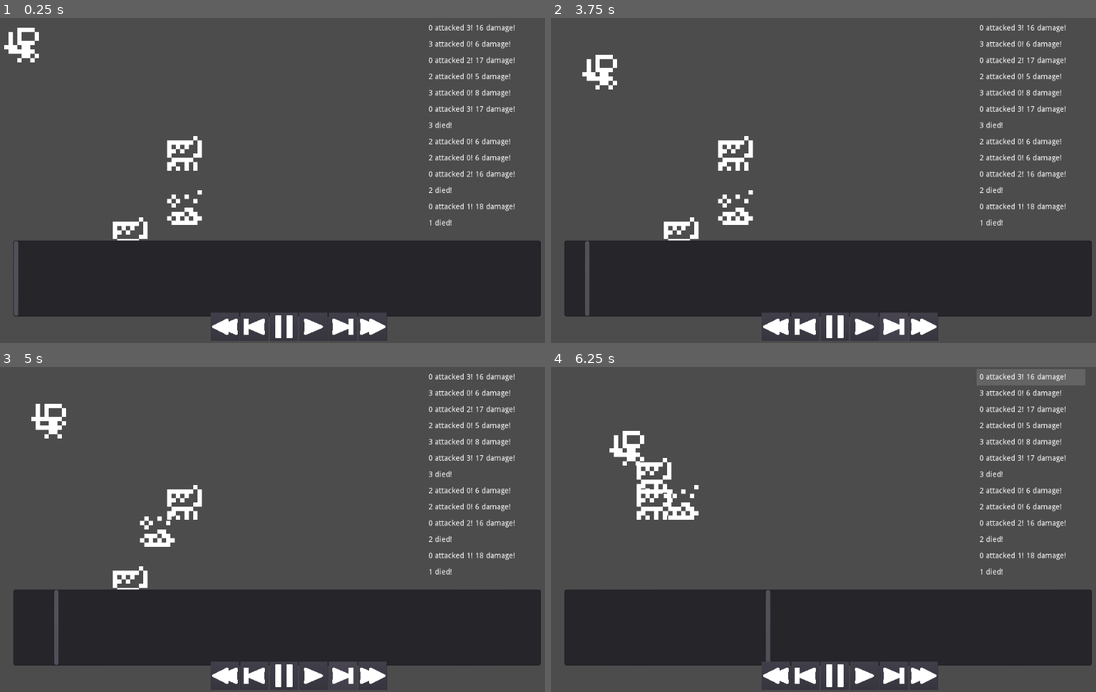
Above: before the commit, frames 1-4 (two rows, left to right).
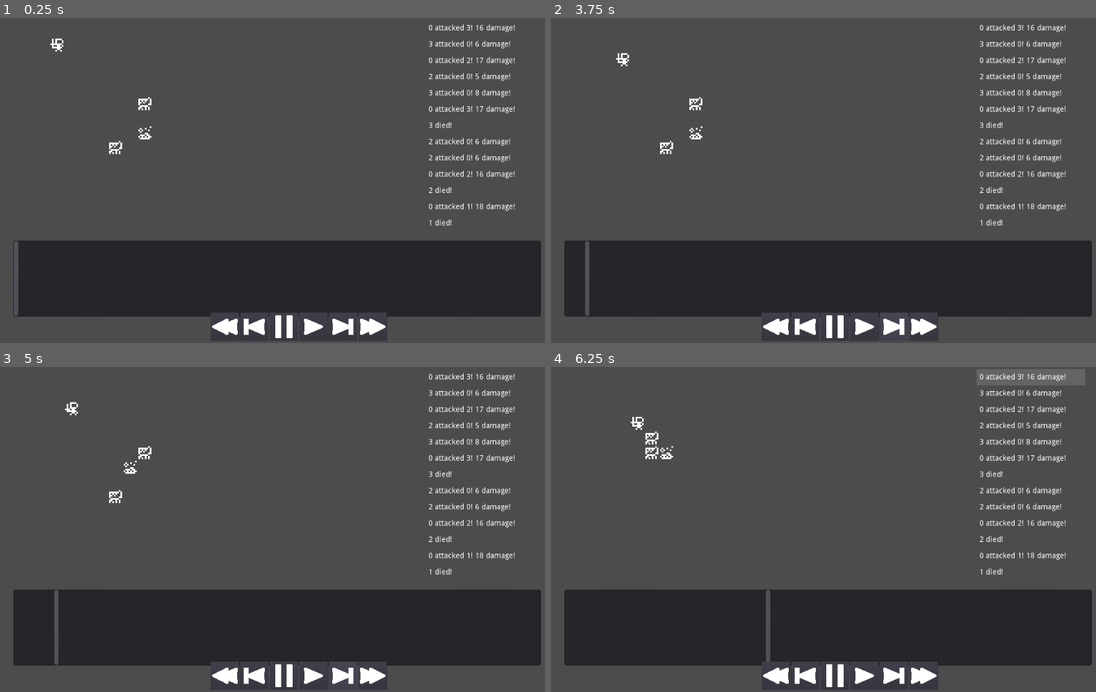
Above: after the commit, the same moments.

Repository: redxaxder/7DRL2024
Game: Godot game, scene res://playback/ViewHistory.tscn
Same seed, same stepped clock (60 frames per second), same inputs: the game is played once before the commit and once after it. The project has no main scene, so this scene is started directly.
Inputs (mouse positions are in pixels of both pictures, inside the frame that each line leads up to):
- Up to frame 1 (0.25 s): no input
- Up to frame 2 (3.75 s): click (774, 326) at 0.5 s; click (774, 326) at 1.25 s; click (867, 326) at 2 s; click (867, 326) at 2.75 s; click (894, 326) at 3.5 s
- Up to frame 3 (5 s): click (343, 675) at 4.25 s
- Up to frame 4 (6.25 s): click (921, 675) at 5 s; click "0 attacked 3! 16 damage!" at 5.75 s

The runs differ from the first frame. In frame 1, 1.5% of the frame differs, in the area x 0-38%, y 2-69%; in frame 2, 1.5%; in frame 3, 1.5%; in frame 4, 1.6%, in the area x 10-28%, y 15-48%.

Commit message:
resize tiles

Diff:
--- a/data/Constants.gd
+++ b/data/Constants.gd
@@ -1,4 +1,9 @@
 class_name Constants
+
+const MAP_BOUNDARIES: Rect2 = Rect2(0,0,10,10)
+const TILE_MARGIN: int = 1
+const TILE_SIZE: int = 8
+
 
 const PLAYER_FACTION: int = 0
 const ENEMY_FACTION: int = 1
--- a/data/encounter/EncounterDriver.gd
+++ b/data/encounter/EncounterDriver.gd
@@ -89,6 +89,8 @@
 	var targets: Array = []
 	for d in dirs:
 		var neighbor = actor.location + d
+		if !Constants.MAP_BOUNDARIES.has_point(neighbor):
+			continue
 		var target = cur_state.lookup_actor(neighbor)
 		if target and target.faction != actor.faction:
 			targets.push_back(target)
--- a/graphics/player.tscn
+++ b/graphics/player.tscn
@@ -12,7 +12,7 @@
 } ]
 
 [node name="Player" type="AnimatedSprite"]
-scale = Vector2( 8, 8 )
 frames = SubResource( 1 )
 animation = "player"
+frame = 1
 playing = true
--- a/playback/ViewHistory.gd
+++ b/playback/ViewHistory.gd
@@ -99,18 +99,27 @@
 		get_node("%display").add_child(sprite)
 		sprite.position = Vector2(100,100)
 
+
 # hard refresh for viewing new encounters
 # ordinary refresh for viewing different state of same encounter
 func _hard_refresh(): _refresh(true)
 func _refresh(_hard_refresh: bool = false):
+	var display = get_node("%display")
+	var display_size: Vector2 = display.get_rect().size
+	var tile_envelope = Constants.TILE_SIZE + Constants.TILE_MARGIN
+	var tile_bounds = display_size / Constants.MAP_BOUNDARIES.size
+	var scale_factor = floor(min(tile_bounds.x, tile_bounds.y)/ tile_envelope)
+	var scaled_size = scale_factor * tile_envelope
 	var current_state = history.get_states()[cursor]
+
 	if _hard_refresh:
 		allocate_sprites(current_state)
 
 	var n = current_state.actors.size()
 	for i in n:
 		var actor = current_state.actors[i]
-		sprites[i].position = actor.location * 50
+		sprites[i].position = actor.location * scaled_size
+		sprites[i].scale = Vector2(scale_factor, scale_factor)
 		sprites[i].visible = actor.is_alive()
 
 	var progressbar = get_node("%progress_bar")
--- a/playback/ViewHistory.tscn
+++ b/playback/ViewHistory.tscn
@@ -15,8 +15,10 @@
 
 [node name="display" type="Control" parent="."]
 unique_name_in_owner = true
-margin_right = 40.0
-margin_bottom = 40.0
+margin_left = 88.0
+margin_top = 23.0
+margin_right = 905.0
+margin_bottom = 379.0
 
 [node name="progress_bar" type="HScrollBar" parent="."]
 unique_name_in_owner = true
